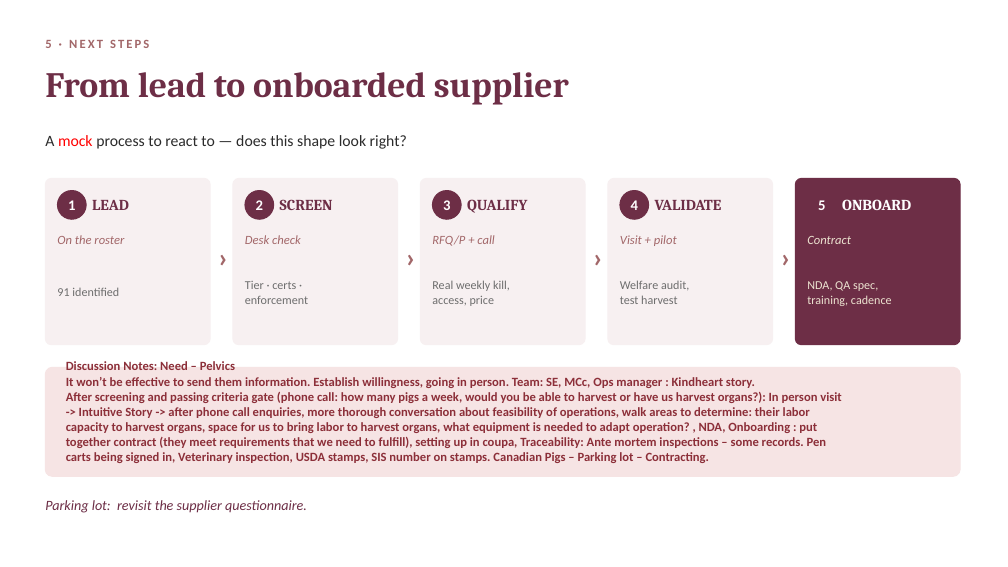
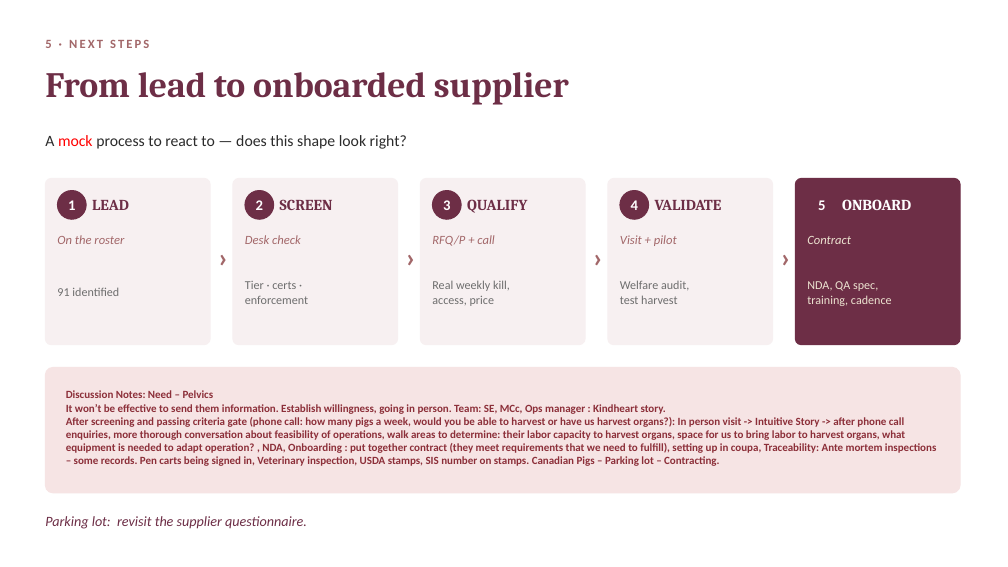
Before and after one commit to naviero1/Claude-Works, a slide deck: slide 7 of Tissue Supplier Research/Supplier_Strategy_Meeting.pptx. Drawn at 1008x567 pixels with LibreOffice and Linux fonts; fonts in the diff are those of the drawing. Boxes give left, top, right and bottom in pixels: in the first picture for what was removed or moved away, otherwise in the second. Text is boxed around its words. In the diff, an @@ line names an element or a change of style, - is before the commit and + after.

```diff
--- a/Tissue Supplier Research/Supplier_Strategy_Meeting.pptx
+++ b/Tissue Supplier Research/Supplier_Strategy_Meeting.pptx
@@ rounded rectangle: place and size @@
-rounded rectangle at bbox=[45, 368, 960, 476]
+rounded rectangle at bbox=[45, 368, 960, 493]
@@ text "Discussion Notes: Need – Pelvics": place and size @@
-text "Discussion Notes: Need – Pelvics" at bbox=[66, 361, 841, 463]
+text "Discussion Notes: Need – Pelvics" at bbox=[66, 390, 936, 466]
@@ text "Discussion Notes: Need – Pelvics" at bbox=[66, 390, 936, 466]: size 12 to 10.5 pt @@
@@ text "Parking lot: revisit the supplier ...": place and size @@
-text "Parking lot: revisit the supplier ..." at bbox=[45, 500, 307, 513]
+text "Parking lot: revisit the supplier ..." at bbox=[45, 516, 307, 529]
```
Also in this commit, not shown: 2 other slides changed, 1 slide added.
